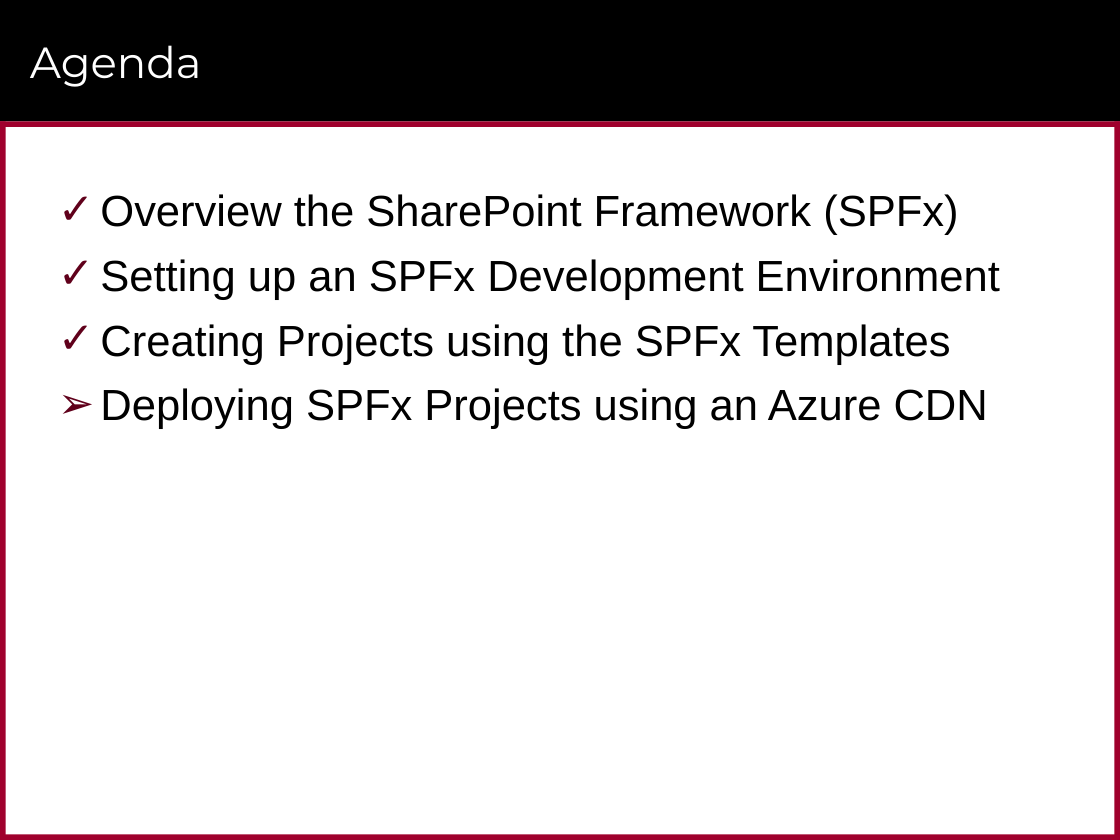
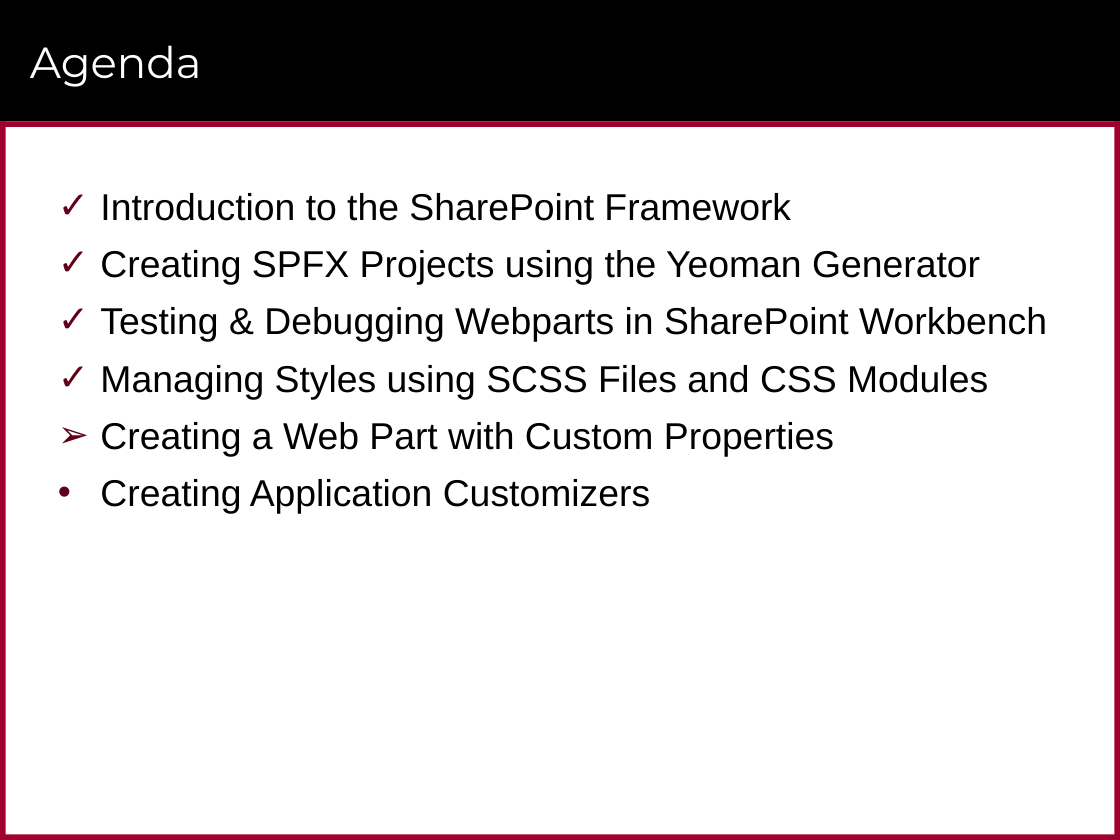
Before and after one commit to CriticalPathTraining/MSD365_Courseware, a slide deck: slide 25 of 04 SharePointFramework.pptx (slide 27 before the commit). Drawn at 1120x840 pixels with LibreOffice and Linux fonts; fonts in the diff are those of the drawing; background and template pictures are left out. Boxes give left, top, right and bottom in pixels: in the first picture for what was removed or moved away, otherwise in the second. Text is boxed around its words. In the diff, an @@ line names an element or a change of style, - is before the commit and + after.

```diff
--- a/04 SharePointFramework.pptx
+++ b/04 SharePointFramework.pptx
@@ text at (x1=100, y1=193, x2=1047, y2=514): text changed; size 28 to 24 pt @@
-✓ Overview the SharePoint Framework (SPFx)
-✓ Setting up an SPFx Development Environment
-✓ Creating Projects using the SPFx Templates
-➢ Deploying SPFx Projects using an Azure CDN
+✓ Introduction to the SharePoint Framework
+✓ Creating SPFX Projects using the Yeoman Generator
+✓ Testing & Debugging Webparts in SharePoint Workbench
+✓ Managing Styles using SCSS Files and CSS Modules
+➢ Creating a Web Part with Custom Properties
+• Creating Application Customizers
```
Also in this commit, not shown: 7 other slides changed, 15 slides added, 10 slides removed, 4 other files.
